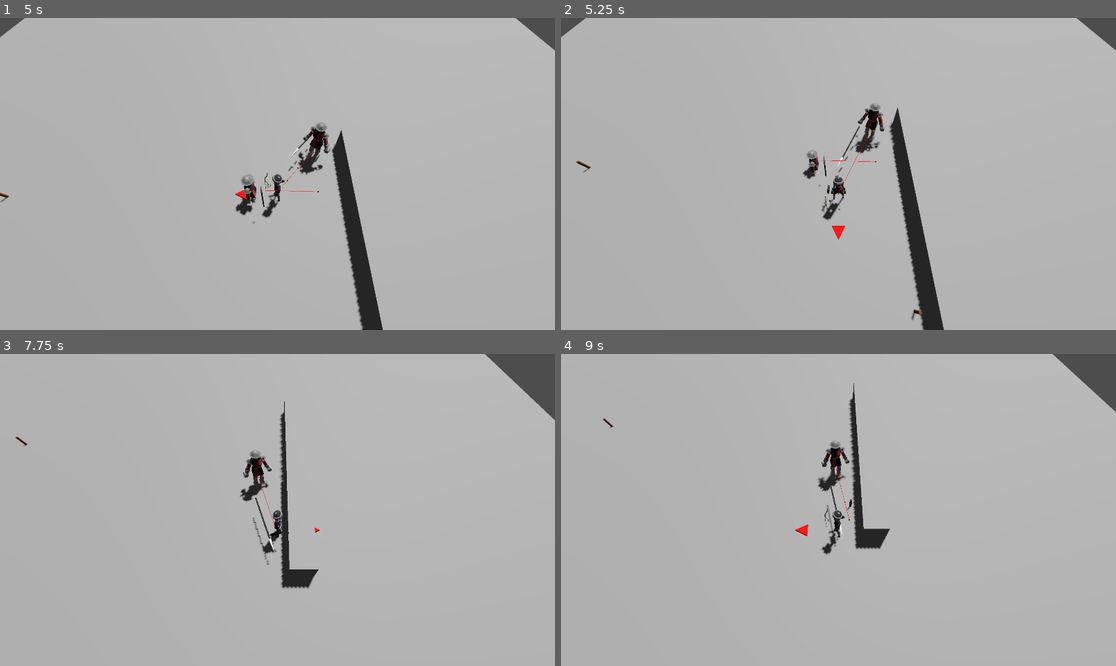
Above: before the commit, frames 1-4 (two rows, left to right).
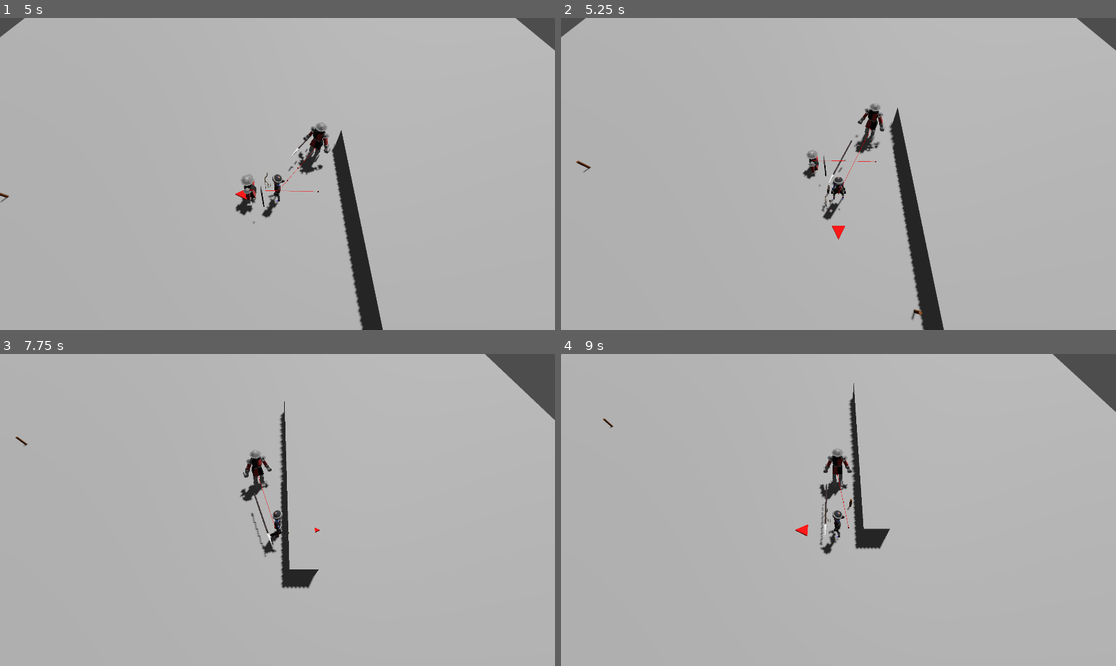
Above: after the commit, the same moments.

Repository: xHappyface/watch-your-steppe
Game: Godot game, scene res://scenes/game.tscn
The game is run twice, just before and just after one commit, with the same random seed, the same clock (stepped at 60 frames per second) and the same inputs.
Inputs:
- Up to frame 1 (5 s): hold D (move_right) 0.53-1.28 s; tap Shift (dash) at 0.6, 2.85 s; hold S (move_down) 1.28-2.03 s; tap Space (fire) at 1.35 s; hold D (move_right) 2.03-2.78 s; hold Ctrl (hold) 2.03-2.78 s; hold W (move_up) 2.78-3.53 s; hold Space (fire) 3.53-4.28 s; hold A (move_left) from 3.53 s (still down); tap Ctrl (hold) at 4.35 s
- Up to frame 2 (5.25 s): release A (move_left) at 5.03 s; hold S (move_down) from 5.03 s (still down); tap Shift (dash) at 5.1 s
- Up to frame 3 (7.75 s): release S (move_down) at 5.78 s; hold D (move_right) 5.78-6.53 s; tap Space (fire) at 5.85 s; hold W (move_up) 6.53-7.28 s; hold Ctrl (hold) 6.53-7.28 s; hold D (move_right) from 7.28 s (still down); tap Shift (dash) at 7.35 s
- Up to frame 4 (9 s): release D (move_right) at 8.03 s; hold S (move_down) 8.03-8.78 s; hold Space (fire) 8.03-8.78 s; hold A (move_left) from 8.78 s (still down); tap Ctrl (hold) at 8.85 s

Frame 1 is identical in both runs. In frame 2, less than 0.1% of the frame differs, in the area x 47-54%, y 34-58%; in frame 3, less than 0.1%; in frame 4, 0.7%, in the area x 46-53%, y 27-63%.

Commit message:
footman attack minor adjustment x2

Diff:
--- a/scenes/footman.tscn
+++ b/scenes/footman.tscn
@@ -868,7 +868,7 @@
 
 [sub_resource type="Animation" id="Animation_8io05"]
 resource_name = "attack"
-length = 0.7
+length = 0.65
 step = 0.05
 tracks/0/type = "value"
 tracks/0/imported = false
@@ -877,7 +877,7 @@
 tracks/0/interp = 1
 tracks/0/loop_wrap = true
 tracks/0/keys = {
-"times": PackedFloat32Array(0, 0.2, 0.35, 0.7),
+"times": PackedFloat32Array(0, 0.15, 0.3, 0.65),
 "transitions": PackedFloat32Array(1, 1, 1, 1),
 "update": 0,
 "values": [Vector3(0, 3.5, 3), Vector3(0, 3.5, 3), Vector3(0, 3.5, -4), Vector3(0, 3.5, 0)]
@@ -889,7 +889,7 @@
 tracks/1/interp = 1
 tracks/1/loop_wrap = true
 tracks/1/keys = {
-"times": PackedFloat32Array(0, 0.2),
+"times": PackedFloat32Array(0, 0.15),
 "transitions": PackedFloat32Array(1, 1),
 "update": 0,
 "values": [Vector3(-1.5708, 0, 0), Vector3(-1.5708, 0, 0)]
@@ -901,7 +901,7 @@
 tracks/2/interp = 1
 tracks/2/loop_wrap = true
 tracks/2/keys = {
-"times": PackedFloat32Array(0, 0.7),
+"times": PackedFloat32Array(0, 0.65),
 "transitions": PackedFloat32Array(1, 1),
 "values": [{
 "args": [&"attack", true],
